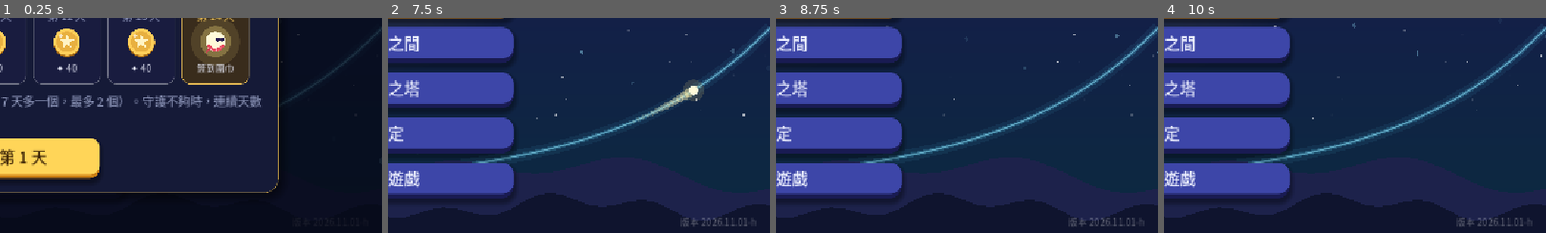
Above: before the commit, frames 1-4 (left to right).
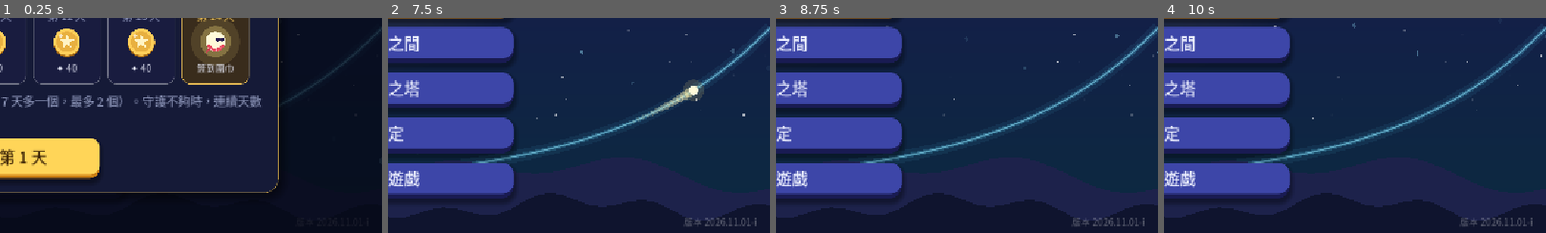
Above: after the commit, the same moments.

Repository: sam2068csie/light-spirit-journey
Game: Godot game, scene res://main_menu.tscn
Same seed, same stepped clock (60 frames per second), same inputs: the game is played once before the commit and once after it.
Inputs (mouse positions are % of the whole screen's width and height, from its top left):
- Up to frame 1 (0.25 s): no input
- Up to frame 2 (7.5 s): click "開始冒險" at 0.5 s; click "開始冒險" at 1.25 s; click "修煉之間" at 2 s; click "終焉之塔" at 2.75 s; click "設定" at 3.5 s; click "離開遊戲" at 4.25 s; click "每日任務" at 5 s; click "光靈扭蛋" at 5.75 s; click "光靈衣櫃" at 6.5 s; click "✕" at 7.25 s
- Up to frame 3 (8.75 s): tap Enter at 8 s; drag from (50, 50) to (60, 28) at 8.02 s
- Up to frame 4 (10 s): drag from (30, 55) to (45, 70) at 8.77 s; move the mouse to (60, 28) at 9.52 s; hold Right from 9.53 s (still down); tap 9 at 9.6 s
The pictures show only the part of the screen within x 50-100%, y 50-100%; the shares and areas given below are measured in that part.

The runs differ from the first frame. In frame 2, 0.4% of the frame differs, in the area x 76-97%, y 92-97%; in frame 3, 0.4%; in frame 4, 0.4%.

Commit message:
G6 以切表弦題型1：第一步拆成同除誰、填係數、因式分解、解 t (BUILD 2026.11.01-i)
Co-Authored-By: Claude Opus 5.5 <noreply@anthropic.com>
Claude-Session: https://claude.ai/code/session_01RombajUyooAJ6yvir5uviP

Diff:
--- a/data/game.gd
+++ b/data/game.gd
@@ -560,7 +560,7 @@
 
 const DQ := preload("daily_quests.gd")
 ## 版本號（主畫面右下角會顯示）：每次交給你新的檔案時更新，方便確認手機上裝的是不是最新版
-const BUILD := "2026.11.01-h"
+const BUILD := "2026.11.01-i"
 
 
 ## 讀取各單元的資料；舊存檔（還沒有單元的版本）的今日修煉、終焉之塔紀錄搬到「指數與對數」
--- a/data/trig6_bank.gd
+++ b/data/trig6_bank.gd
@@ -428,8 +428,14 @@
 		 "variants": [
 			{"eq": "2sin²θ + 3sin θ cos θ − 2cos²θ = 0（90° < θ < 180°），\n求 sin 2θ、cos 2θ",
 			 "steps": [
-				_f("同除 cos²θ", "兩邊同除以 cos²θ，令 t = tan θ：2t² + 3t − 2 = 0。", "t = [0] 或 [1]", ["1/2", "-2"],
-					"(2t − 1)(t + 2) = 0：t = 1/2 或 −2", "十字交乘：(2t − 1)(t + 2)。", T_TANREP, "set"),
+				_c("同除誰", "每一項都是 sin、cos 的二次（sin²θ、sin θ cos θ、cos²θ）。兩邊同除以什麼，就能全部變成 tan θ？", ["cos²θ", "sin²θ", "cos θ", "sin θ cos θ"], 0,
+					"sin²θ ÷ cos²θ = tan²θ、sin θ cos θ ÷ cos²θ = tan θ、cos²θ ÷ cos²θ = 1。", "tan θ = sin θ ÷ cos θ，分母要放 cos。", "兩邊同除以 cos²θ", T_TANREP),
+				_f("填係數", "同除 cos²θ，令 t = tan θ：2sin²θ → 2t²、3sin θ cos θ → 3t、−2cos²θ → −2。", "[0]t² + [1]t + ([2]) = 0", ["2", "3", "-2"],
+					"2t² + 3t − 2 = 0", "係數照抄：sin² 的 2、sin cos 的 3、cos² 的 −2。", T_TANREP),
+				_f("因式分解", "十字交乘：2 = 2 × 1、−2 = (−1) × 2。", "(2t − [0])(t + [1]) = 0", ["1", "2"],
+					"2t² + 3t − 2 = (2t − 1)(t + 2)", "展開檢查：2t² + 4t − t − 2。", T_TANREP),
+				_f("解 t", "兩個括號分別等於 0。", "t = [0] 或 [1]", ["1/2", "-2"],
+					"t = 1/2 或 −2", "2t − 1 = 0、t + 2 = 0。", T_TANREP, "set"),
 				_c("取捨", "θ 在第二象限，tan θ 是？", ["−2", "1/2"], 0,
 					"第二象限：tan < 0，所以 t = −2（t = 1/2 不合）。", "第二象限的 tan 是負的。", "t = tan θ = −2", T_TANREP),
 				_f("sin 2θ", "sin 2θ = 2t ÷ (1 + t²)。", "sin 2θ = [0]", ["-4/5"],
